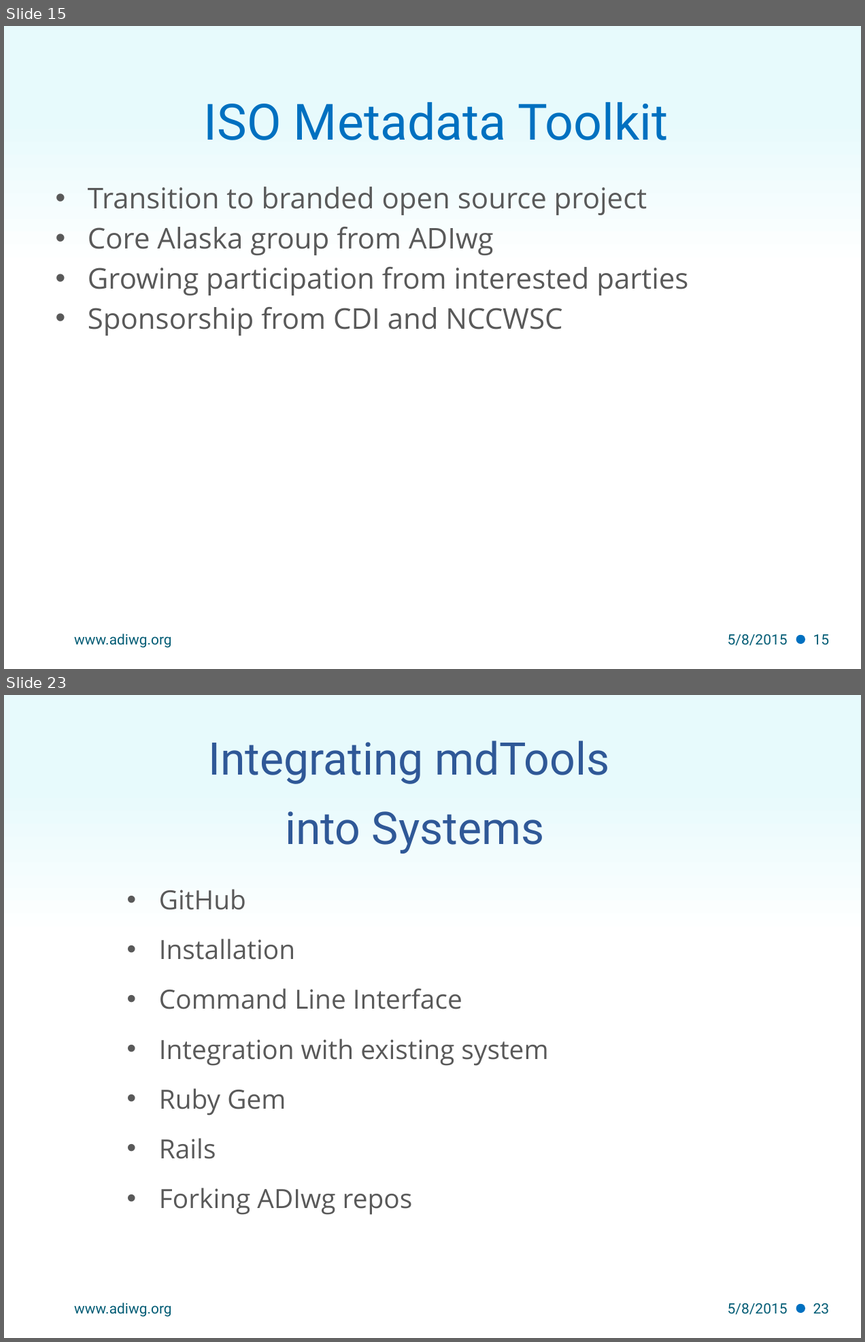
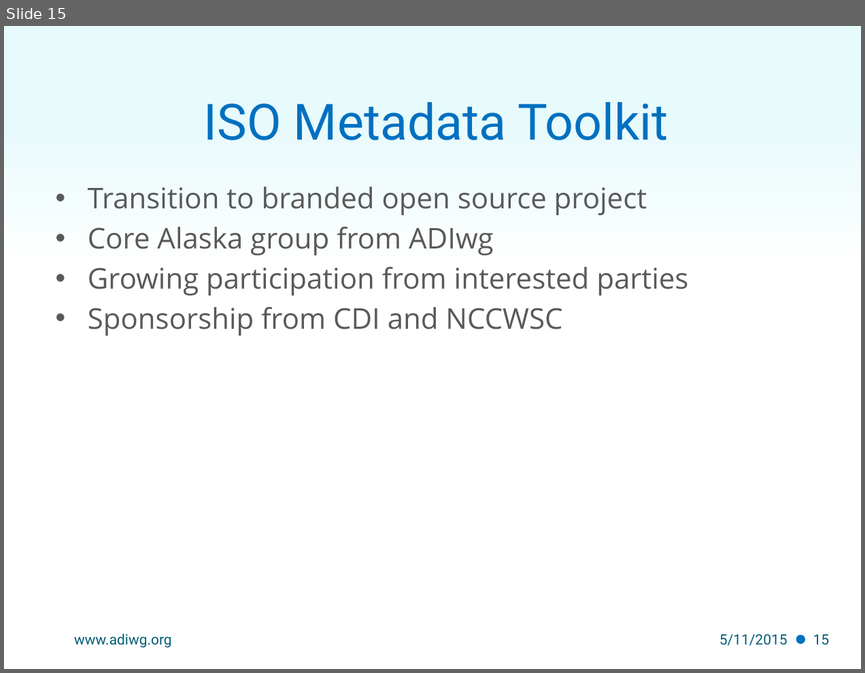
Before and after one commit to adiwg/mdWorkshop, a slide deck: S1.1_Workshop_Intro.pptx. Shown one above the other, each under a label of ours: slides 15 and 23 before the commit, slide 15 after it; the slides between them are not shown. The pictures are 865x1342 and 865x673 pixels, drawn with LibreOffice and Linux fonts; fonts in the diff are those of the drawing; background and template pictures are left out. Boxes give left, top, right and bottom in pixels: in the first picture for what was removed or moved away, otherwise in the second. Text is boxed around its words. In the diff, an @@ line names an element or a change of style, - is before the commit and + after.

```diff
--- a/S1.1_Workshop_Intro.pptx
+++ b/S1.1_Workshop_Intro.pptx
@@ slide 23 removed at box(4, 695, 861, 1338), background gradient #E7FAFC to #FFFFFF; not listed: 1 template element that a slide beside it also shows @@
@@ title removed at box(208, 741, 609, 853) @@
-Integrating mdTools
-into Systems
@@ text removed at box(159, 889, 548, 1215) @@
-• GitHub
-• Installation
-• Command Line Interface
-• Integration with existing system
-• Ruby Gem
-• Rails
-• Forking ADIwg repos
@@ text removed at box(74, 1302, 172, 1317) @@
-www.adiwg.org
@@ text removed at box(728, 1303, 787, 1314) @@
-5/8/2015
@@ page number removed at box(813, 1303, 830, 1314) @@
-23
@@ slide 15 changed as well @@
@@ text at box(719, 634, 787, 645): text changed @@
-5/8/2015
+5/11/2015
```
Also in this commit, not shown: 13 other slides changed, 8 other slides removed, 1 other file.
